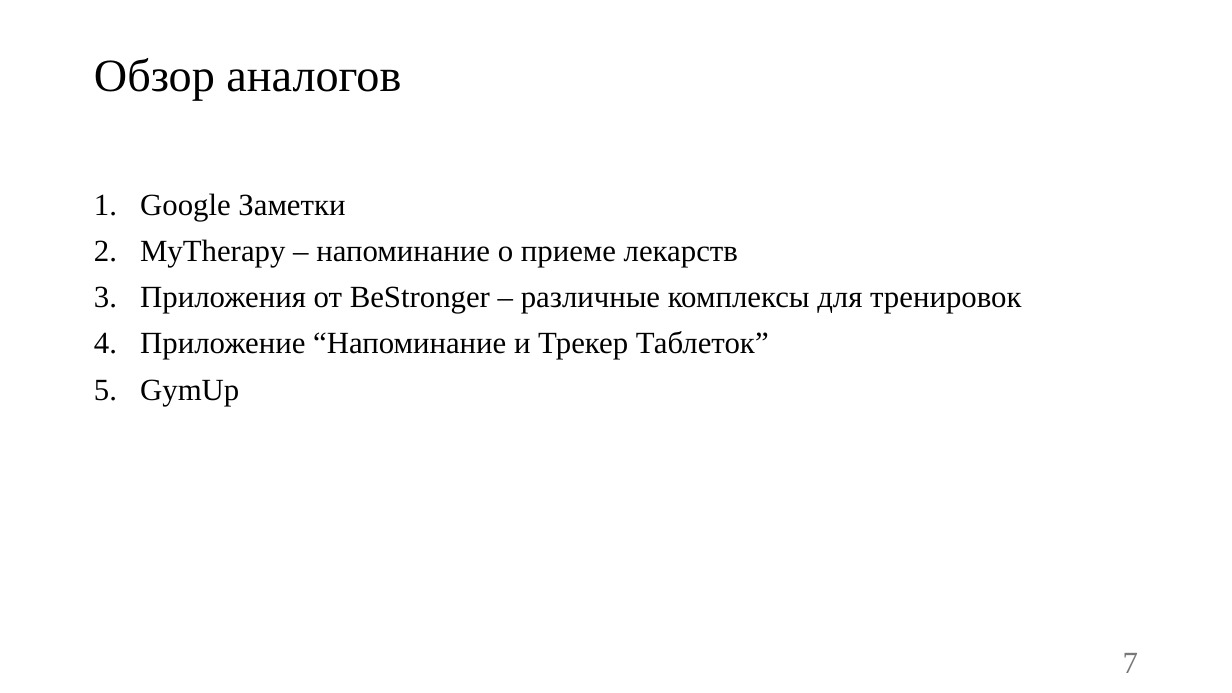
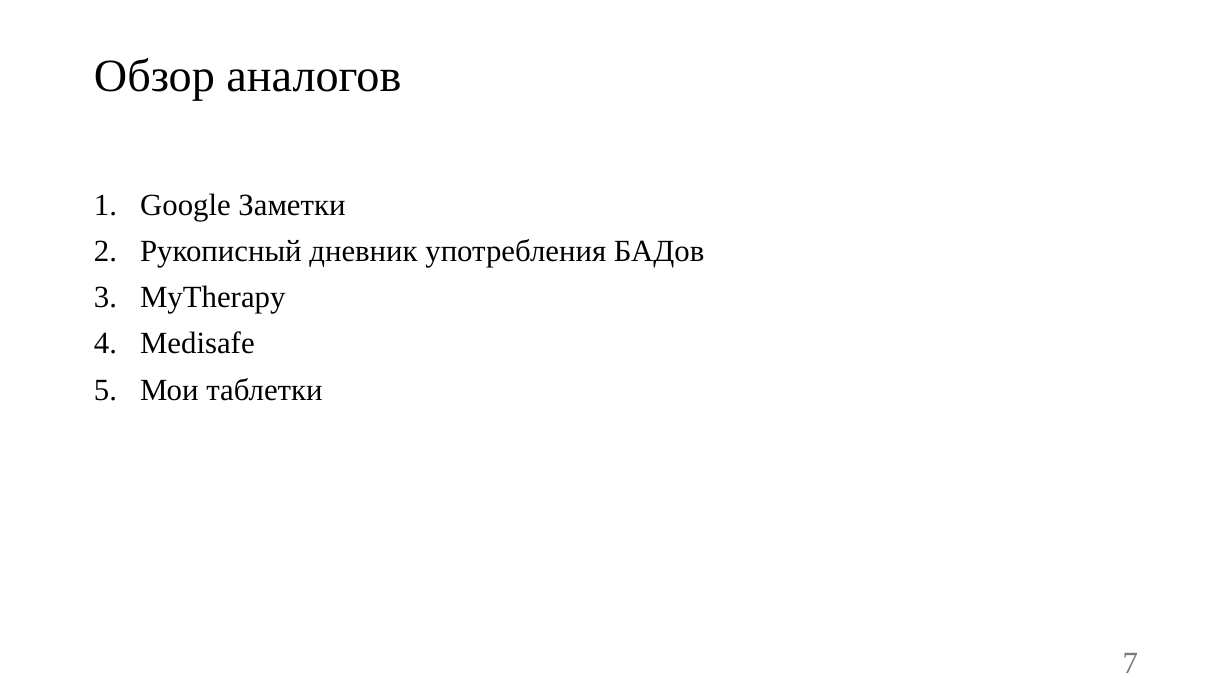
Before and after one commit to vadimgilka/SportApp, a slide deck: slide 7 of Documentation/Documentation Backend/Презентация-Чупинин-Антон-Павлович.pptx. Drawn at 1232x693 pixels with LibreOffice and Linux fonts; fonts in the diff are those of the drawing. Boxes give left, top, right and bottom in pixels: in the first picture for what was removed or moved away, otherwise in the second. Text is boxed around its words. In the diff, an @@ line names an element or a change of style, - is before the commit and + after.

```diff
--- a/Documentation/Documentation Backend/Презентация-Чупинин-Антон-Павлович.pptx
+++ b/Documentation/Documentation Backend/Презентация-Чупинин-Антон-Павлович.pptx
@@ text at (140, 239, 704, 401): text changed @@
-2. MyTherapy – напоминание о приеме лекарств
-3. Приложения от BeStronger – различные комплексы для тренировок
-4. Приложение “Напоминание и Трекер Таблеток”
-5. GymUp
+2. Рукописный дневник употребления БАДов
+3. MyTherapy
+4. Medisafe
+5. Мои таблетки
```
Also in this commit, not shown: 5 other slides changed, 2 slides added, 3 slides removed.
